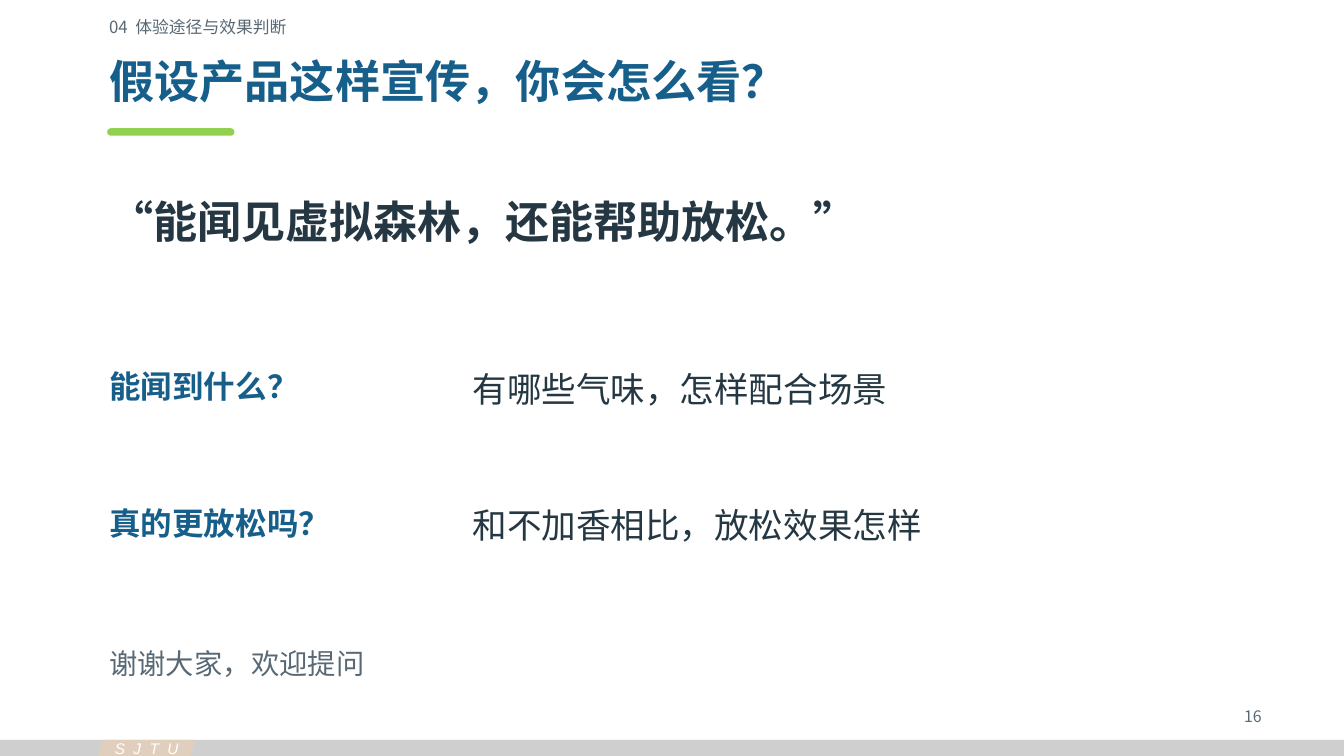
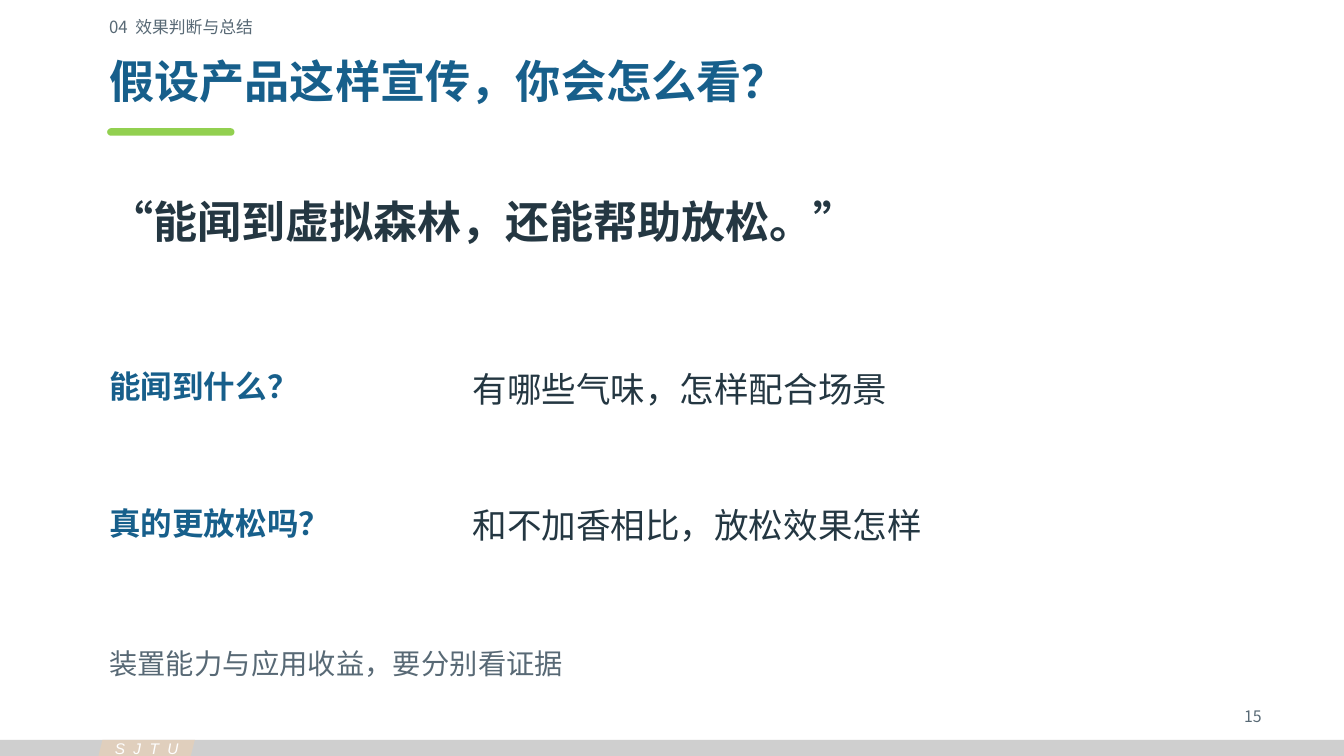
Before and after one commit to Cyh29hao/sjtu-olfaction-vr-2026, a slide deck: slide 15 of release/v3/olfaction-vr-v3.pptx (slide 16 before the commit). Drawn at 1344x756 pixels with LibreOffice and Linux fonts; fonts in the diff are those of the drawing. Boxes give left, top, right and bottom in pixels: in the first picture for what was removed or moved away, otherwise in the second. Text is boxed around its words. In the diff, an @@ line names an element or a change of style, - is before the commit and + after.

```diff
--- a/release/v3/olfaction-vr-v3.pptx
+++ b/release/v3/olfaction-vr-v3.pptx
@@ text at [109,19,252,35]: text changed @@
-04 体验途径与效果判断
+04 效果判断与总结
@@ text at [109,200,857,244]: text changed @@
-“能闻见虚拟森林，还能帮助放松。”
+“能闻到虚拟森林，还能帮助放松。”
@@ text at [109,650,563,677]: text changed @@
-谢谢大家，欢迎提问
+装置能力与应用收益，要分别看证据
@@ text at [1244,710,1262,722]: text changed @@
-16
+15
```
Also in this commit, not shown: 11 other slides changed, 1 slide added, 1 slide removed, 33 other files.
